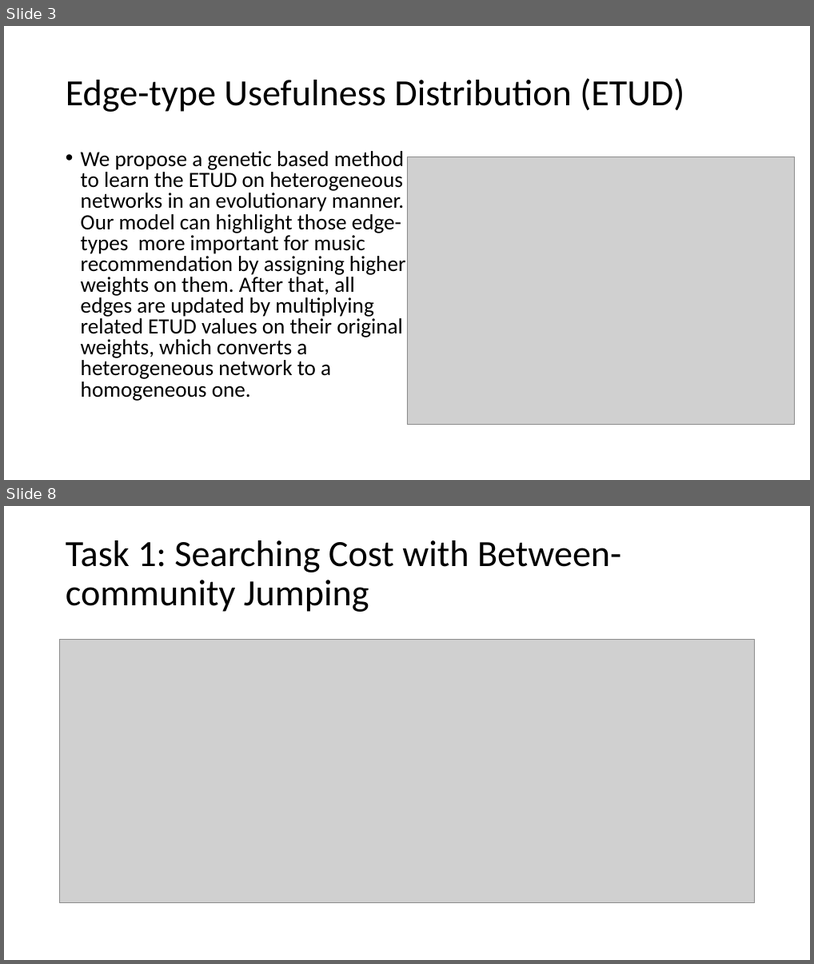
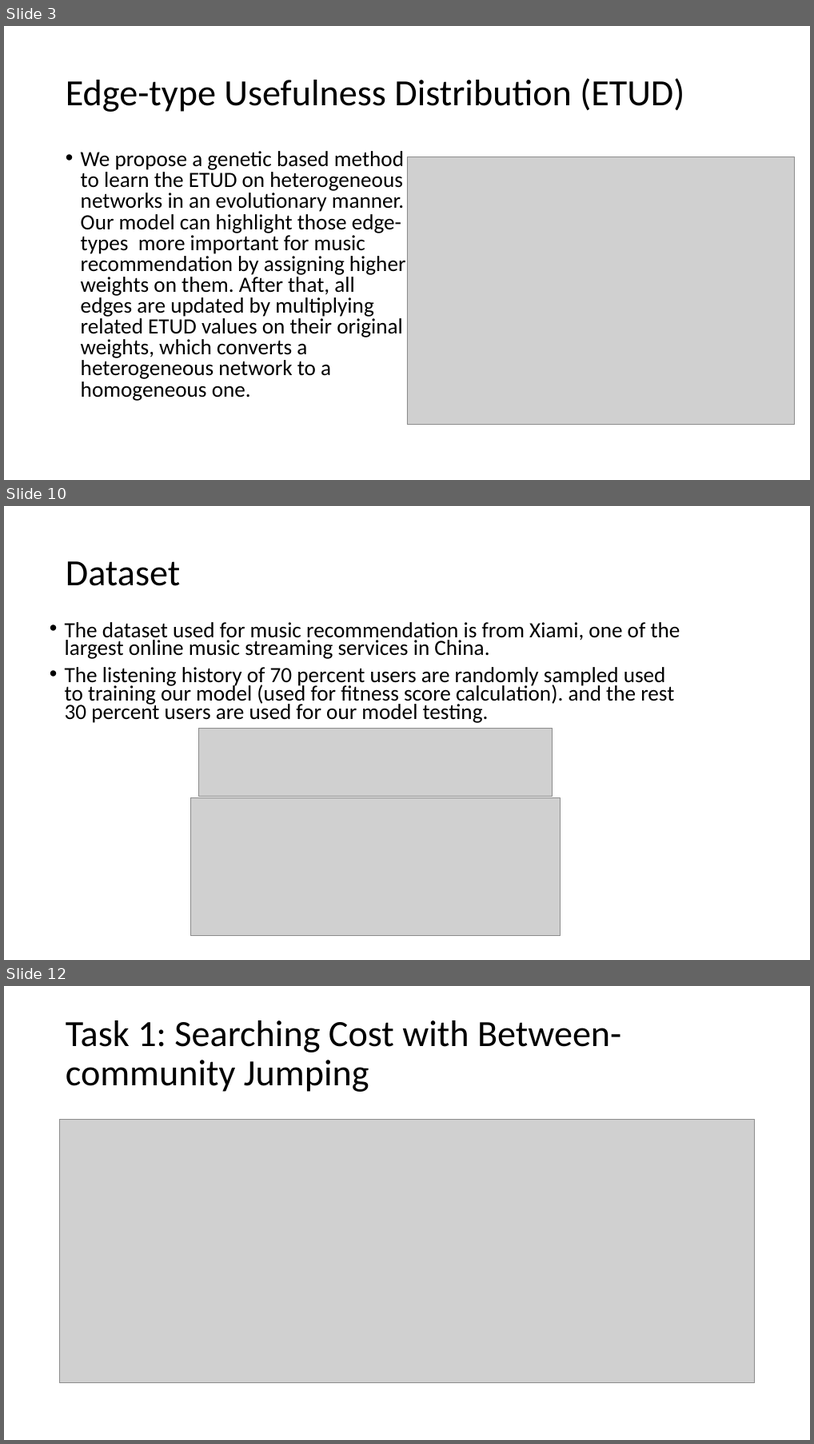
Before and after one commit to RoyZhengGao/RoyZhengGao-old.github.io, a slide deck: files/iconference-2022.pptx. Shown one above the other, each under a label of ours: slides 3 and 8 before the commit, slides 3, 10 and 12 after it; the slides between them are not shown. The pictures are 814x964 and 814x1444 pixels, drawn with LibreOffice and Linux fonts; fonts in the diff are those of the drawing; grey boxes stand for pictures. Boxes give left, top, right and bottom in pixels: in the first picture for what was removed or moved away, otherwise in the second. Text is boxed around its words. In the diff, an @@ line names an element or a change of style, - is before the commit and + after.

```diff
--- a/files/iconference-2022.pptx
+++ b/files/iconference-2022.pptx
@@ slide 10 added at (4, 506, 810, 960), background #FFFFFF @@
@@ title added at (66, 561, 180, 586), 44 pt, text #000000 @@
+Dataset
@@ text added at (65, 622, 681, 723), 25.9 pt, text #000000 @@
+• The dataset used for music recommendation is from Xiami, one of the largest online music streaming services in China.
+• The listening history of 70 percent users are randomly sampled used to training our model (used for fitness score calculation). and the rest 30 percent users are used for our model testing.
@@ picture added at (198, 728, 553, 796) @@
@@ picture added at (191, 798, 561, 936) @@
@@ what was slide 8 is now slide 12 @@
```
Also in this commit, not shown: 3 slides changed, 5 other slides added, 2 slides removed, 3 other files.
